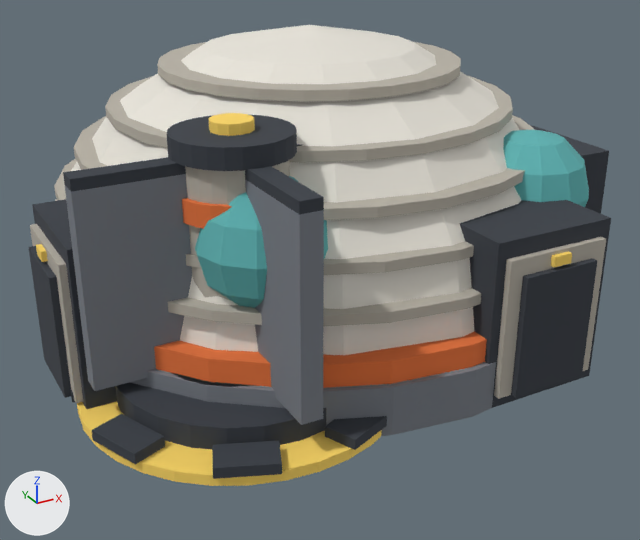
One commit to the Blender file game/assets/blender/era3.blend: the scene before it, then after it.
Camera for both pictures: a 50 mm lens placed at (-0.79, -3.22, 2.76), pointed at (1.92, 1.71, 0.29). The lights are fixed; the arrows at lower left show +X, +Y and +Z. The picture after the commit comes second.
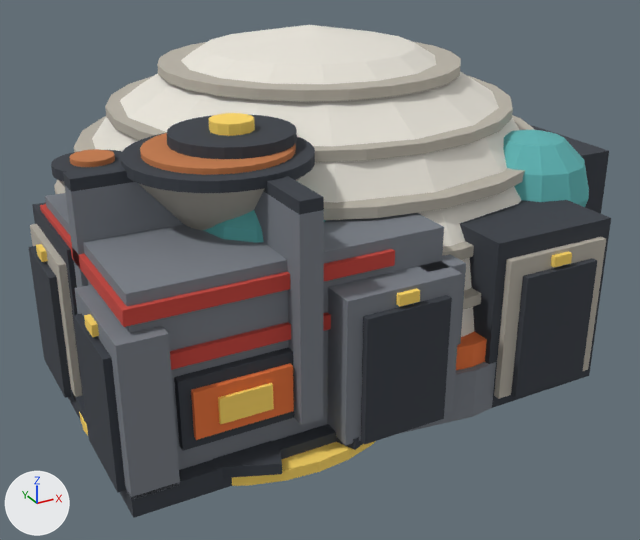
Commit message: E3-3: add the Era 3 ore processor pro

Patch to the scene script:
```diff
--- a/game/assets/blender/era3.blend.py
+++ b/game/assets/blender/era3.blend.py
@@ ob_cube_056 @@
+ob_cube_056 = bpy.data.objects.new('Cube.056', me_cube_031.copy())  # the mesh of ob_cube_031
+ob_cube_056.location = (0.165, 0.5, 0.87)
+ob_cube_056.scale = (0.27, 0.12, 0.06)
@@ ob_cube_055 @@
+ob_cube_055 = bpy.data.objects.new('Cube.055', me_cube_055)  # a box spanning x -0.5..0.5, y -0.5..0.5, z -0.5..0.5; in mat_mars_palette_dark_trim (dark grey #3a3f47)
+ob_cube_055.location = (0.16, 0.5, 0.46)
+ob_cube_055.scale = (0.28, 0.5, 0.72)
@@ ob_cube_054 @@
+ob_cube_054 = bpy.data.objects.new('Cube.054', me_cube_054)  # a box spanning x -0.5..0.5, y -0.5..0.5, z -0.5..0.5; in mat_mars_palette_metal_grey (grey #7a7f87)
+ob_cube_054.location = (0.18, 0.5, 0.51)
+ob_cube_054.scale = (0.24, 0.68, 0.82)
@@ ob_cube_053 @@
+ob_cube_053 = bpy.data.objects.new('Cube.053', me_cube_031.copy())  # the mesh of ob_cube_031
+ob_cube_053.location = (1.5, 0.165, 0.87)
+ob_cube_053.scale = (0.12, 0.27, 0.06)
@@ ob_cube_052 @@
+ob_cube_052 = bpy.data.objects.new('Cube.052', me_cube_052)  # a box spanning x -0.5..0.5, y -0.5..0.5, z -0.5..0.5; in mat_mars_palette_dark_trim (dark grey #3a3f47)
+ob_cube_052.location = (1.5, 0.16, 0.46)
+ob_cube_052.scale = (0.5, 0.28, 0.72)
@@ ob_cube_051 @@
+ob_cube_051 = bpy.data.objects.new('Cube.051', me_cube_051)  # a box spanning x -0.5..0.5, y -0.5..0.5, z -0.5..0.5; in mat_mars_palette_metal_grey (grey #7a7f87)
+ob_cube_051.location = (1.5, 0.18, 0.51)
+ob_cube_051.scale = (0.68, 0.24, 0.82)
@@ ob_cube_048 @@
+ob_cube_048 = bpy.data.objects.new('Cube.048', me_cube_048)  # a box spanning x -0.5..0.5, y -0.5..0.5, z -0.5..0.5; in mat_mars_palette_metal_grey (grey #7a7f87)
+ob_cube_048.location = (1.82, 0.5, 0.51)
+ob_cube_048.scale = (0.24, 0.68, 0.82)
@@ ob_cube_040 @@
+ob_cube_040 = bpy.data.objects.new('Cube.040', me_cube_040)  # a box spanning x -0.5..0.5, y -0.5..0.5, z -0.5..0.5; in mat_mars_palette_accent_red (red #c8463d)
+ob_cube_040.location = (0.825, 1.0, 0.74)
+ob_cube_040.scale = (1.41, 1.56, 0.08)
@@ ob_cylinder_017 @@
+ob_cylinder_017 = bpy.data.objects.new('Cylinder.017', me_cylinder_017)  # a 32-sided cylinder along z spanning x -0.12..0.12, y -0.12..0.12, z -0.045..0.045; in mat_mars_palette_regolith_tan (orange #c47a4a)
+ob_cylinder_017.location = (0.38, 1.5, 1.335)
@@ ob_cylinder_016 @@
+ob_cylinder_016 = bpy.data.objects.new('Cylinder.016', me_cylinder_016)  # a 32-sided cylinder along z spanning x -0.22..0.22, y -0.22..0.22, z -0.03..0.03; in mat_mars_palette_dark_trim (dark grey #3a3f47)
+ob_cylinder_016.location = (0.38, 1.5, 1.32)
@@ ob_cube_039 @@
+ob_cube_039 = bpy.data.objects.new('Cube.039', me_cube_031.copy())  # the mesh of ob_cube_031
+ob_cube_039.location = (0.66, 0.225, 0.45)
+ob_cube_039.scale = (0.28, 0.15, 0.14)
@@ ob_cube_038 @@
+ob_cube_038 = bpy.data.objects.new('Cube.038', me_cube_038)  # a box spanning x -0.5..0.5, y -0.5..0.5, z -0.5..0.5; in mat_mars_palette_accent_orange (orange #e8743b)
+ob_cube_038.location = (0.66, 0.235, 0.45)
+ob_cube_038.scale = (0.52, 0.13, 0.26)
@@ ob_cube_037 @@
+ob_cube_037 = bpy.data.objects.new('Cube.037', me_cube_037)  # a box spanning x -0.5..0.5, y -0.5..0.5, z -0.5..0.5; in mat_mars_palette_dark_trim (dark grey #3a3f47)
+ob_cube_037.location = (0.66, 0.25, 0.45)
+ob_cube_037.scale = (0.64, 0.1, 0.38)
@@ ob_cylinder_015 @@
+ob_cylinder_015 = bpy.data.objects.new('Cylinder.015', me_cylinder_015)  # a 32-sided cylinder along z spanning x -0.4..0.4, y -0.4..0.4, z -0.045..0.045; in mat_mars_palette_regolith_tan (orange #c47a4a)
+ob_cylinder_015.location = (0.9, 0.95, 1.455)
@@ ob_cylinder_014 @@
+ob_cylinder_014 = bpy.data.objects.new('Cylinder.014', me_cylinder_014)  # a 32-sided cylinder along z spanning x -0.5..0.5, y -0.5..0.5, z -0.03..0.03; in mat_mars_palette_dark_trim (dark grey #3a3f47)
+ob_cylinder_014.location = (0.9, 0.95, 1.44)
@@ ob_cone @@
+ob_cone = bpy.data.objects.new('Cone', me_cone)  # a 32-sided cut cone along z (radius 0.22 at the low end, 0.5 at the high end) spanning x -0.5..0.5, y -0.5..0.5, z -0.16..0.16; in mat_mars_palette_hull_shade (grey #b8b2a6)
+ob_cone.location = (0.9, 0.95, 1.27)
@@ ob_cube_036 @@
+ob_cube_036 = bpy.data.objects.new('Cube.036', me_cube_036)  # a box spanning x -0.5..0.5, y -0.5..0.5, z -0.5..0.5; in mat_mars_palette_accent_red (red #c8463d)
+ob_cube_036.location = (0.825, 1.0, 1.01)
+ob_cube_036.scale = (1.41, 1.56, 0.08)
@@ ob_cube_034 @@
+ob_cube_034 = bpy.data.objects.new('Cube.034', me_cube_034)  # a box spanning x -0.5..0.5, y -0.5..0.5, z -0.5..0.5; in mat_mars_palette_metal_grey (grey #7a7f87)
+ob_cube_034.location = (1.675, 0.555, 0.605)
+ob_cube_034.scale = (0.35, 0.61, 1.01)
@@ ob_cube_033 @@
+ob_cube_033 = bpy.data.objects.new('Cube.033', me_cube_033)  # a box spanning x -0.5..0.5, y -0.5..0.5, z -0.5..0.5; in mat_mars_palette_metal_grey (grey #7a7f87)
+ob_cube_033.location = (0.825, 1.0, 0.605)
+ob_cube_033.scale = (1.35, 1.5, 1.01)
@@ ob_cube_032 @@
+ob_cube_032 = bpy.data.objects.new('Cube.032', me_cube_032)  # a box spanning x -0.5..0.5, y -0.5..0.5, z -0.5..0.5; in mat_mars_palette_dark_trim (dark grey #3a3f47)
+ob_cube_032.location = (1.0, 1.0, 0.06)
+ob_cube_032.scale = (1.88, 1.68, 0.12)
```

Boxes (x1, y1, x2, y2) around the edits, measured in the pictures (640 x 540 px):
'Cube.033', added: after (45, 193, 387, 470)
'Cube.052', added: after (361, 295, 452, 445)
'Cube.054', added: after (74, 285, 180, 499)
'Cube.051', added: after (327, 262, 462, 446)
'Cube.036', added: after (40, 204, 395, 327)
'Cube.055', added: after (73, 313, 126, 493)
'Cylinder.014', added: after (121, 133, 315, 193)
'Cube.032', added: after (68, 394, 337, 518)
'Cube.037', added: after (174, 347, 294, 451)
'Cube.038', added (orange): after (191, 363, 294, 440)
'Cube.034', added: after (355, 213, 444, 273)
'Cone', added: after (138, 177, 301, 230)
'Cylinder.015', added (orange): after (140, 133, 296, 175)
'Cube.040', added (red): after (170, 312, 331, 370)
'Cube.039', added (yellow): after (218, 383, 274, 424)
'Cylinder.017', added (orange): after (69, 149, 115, 167)
'Cube.048', added: after (419, 254, 466, 345)
'Cylinder.016', added: after (51, 150, 122, 182)
'Cube.053', added: after (396, 288, 420, 307)
'Cube.056', added: after (84, 314, 99, 337)
'Cube.008', unchanged, covered by the edit: before (65, 174, 192, 391); after (65, 182, 183, 287)
'Cylinder.007', unchanged, covered by the edit: before (130, 362, 496, 436); after (399, 362, 496, 434)
'Cylinder.008', unchanged, covered by the edit: before (154, 331, 487, 388); after (456, 331, 487, 370)
'Cylinder.001', unchanged, covered by the edit: before (115, 382, 326, 450)
